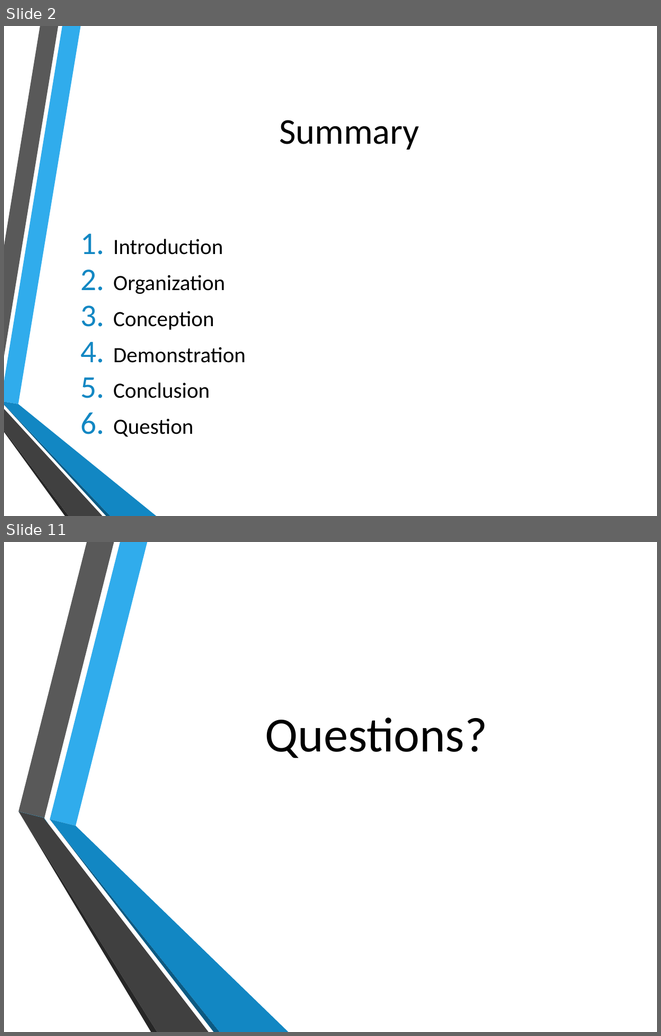
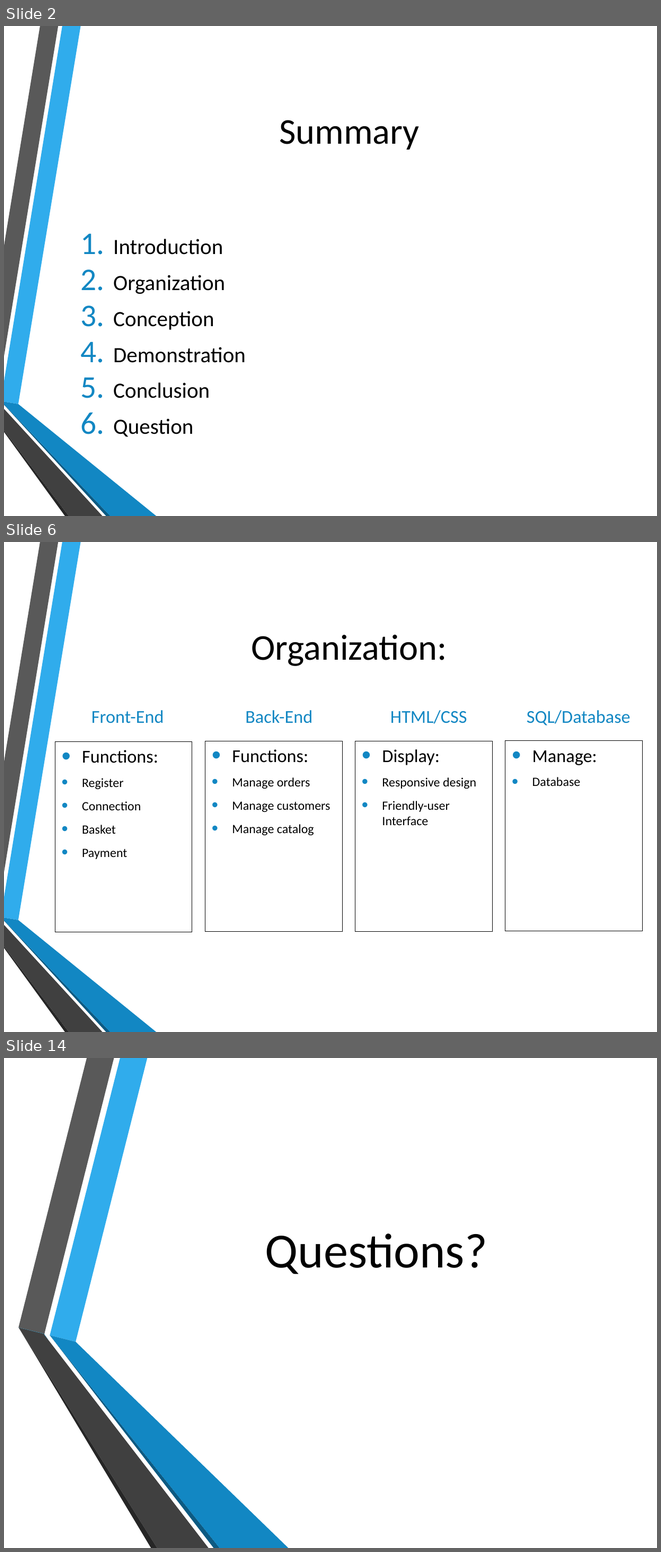
Before and after one commit to Alex4064/ProjetWeb, a slide deck: Documentation/Presentation project.pptx. Shown one above the other, each under a label of ours: slides 2 and 11 before the commit, slides 2, 6 and 14 after it; the slides between them are not shown. The pictures are 661x1036 and 661x1552 pixels, drawn with LibreOffice and Linux fonts; fonts in the diff are those of the drawing; background and template pictures are left out. Boxes give left, top, right and bottom in pixels: in the first picture for what was removed or moved away, otherwise in the second. Text is boxed around its words. In the diff, an @@ line names an element or a change of style, - is before the commit and + after.

```diff
--- a/Documentation/Presentation project.pptx
+++ b/Documentation/Presentation project.pptx
@@ slide 6 added at bbox=[4, 542, 657, 1032], background picture (left out); not listed: 6 template elements that a slide beside it also shows @@
@@ title added at bbox=[251, 634, 447, 666], 40 pt, text #000000 @@
+Organization:
@@ text added at bbox=[91, 710, 164, 723], 20 pt, text #1287C3 @@
+Front-End
@@ text added at bbox=[245, 710, 312, 723], 20 pt, text #1287C3 @@
+Back-End
@@ text added at bbox=[390, 710, 467, 724], 20 pt, text #1287C3 @@
+HTML/CSS
@@ text added at bbox=[527, 710, 630, 725], 20 pt, text #1287C3 @@
+SQL/Database
@@ text added at bbox=[55, 741, 192, 931], outline #000000 0.75 pt, 14 pt, text #000000 @@
+• Functions:
+• Register
+• Connection
+• Basket
+• Payment
@@ text added at bbox=[205, 741, 342, 930], outline #000000 0.75 pt, 14 pt, text #000000 @@
+• Functions:
+• Manage orders
+• Manage customers
+• Manage catalog
@@ rectangle added at bbox=[355, 741, 493, 930], outline #000000 0.75 pt, 14 pt, text #000000 @@
+• Display:
+• Responsive design
+• Friendly-user Interface
@@ rectangle added at bbox=[505, 741, 643, 930], outline #000000 0.75 pt, 14 pt, text #000000 @@
+• Manage:
+• Database
@@ what was slide 11 is now slide 14 @@
```
Also in this commit, not shown: 7 slides changed, 4 other slides added, 2 slides removed, 6 other files.
